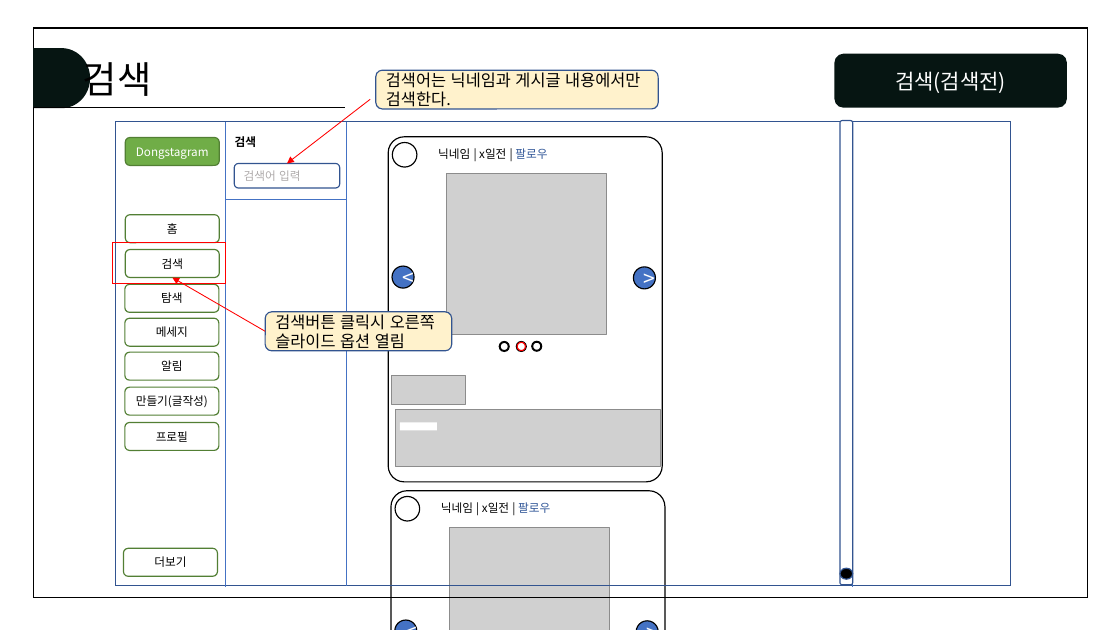
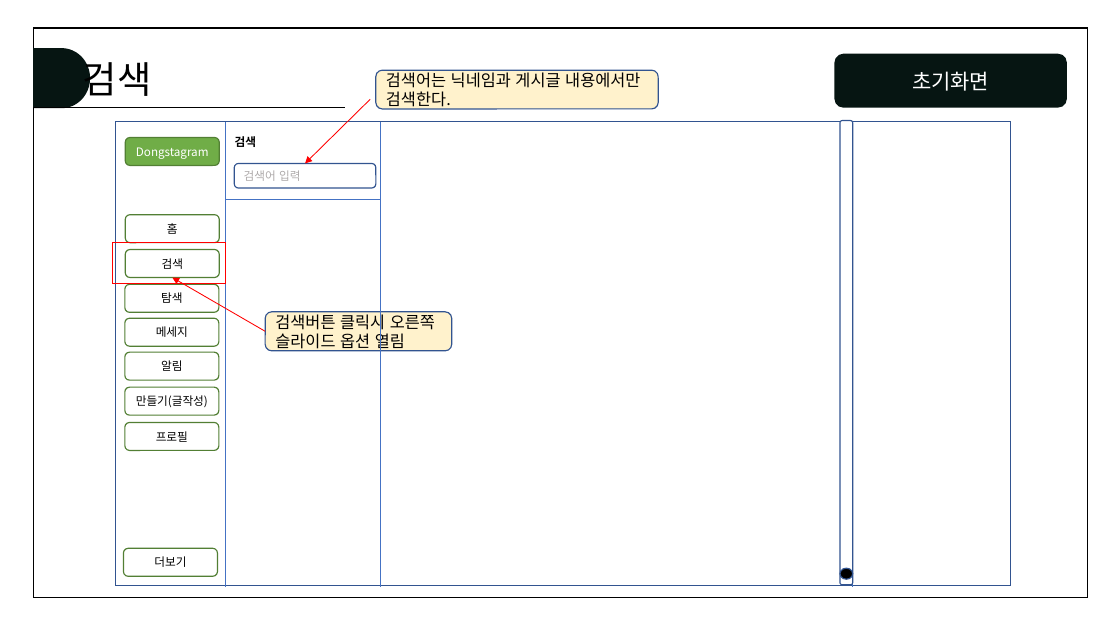
Before and after one commit to juhyeonjong2/DongStagram, a slide deck: slide 10 of Documents/5. 설계/2. 스토리보드/화면설계서.pptx (slide 9 before the commit). Drawn at 1120x630 pixels with LibreOffice and Linux fonts; fonts in the diff are those of the drawing; grey boxes stand for pictures; background and template pictures are left out. Boxes give left, top, right and bottom in pixels: in the first picture for what was removed or moved away, otherwise in the second. Text is boxed around its words. In the diff, an @@ line names an element or a change of style, - is before the commit and + after.

```diff
--- a/Documents/5. 설계/2. 스토리보드/화면설계서.pptx
+++ b/Documents/5. 설계/2. 스토리보드/화면설계서.pptx
@@ text in rounded rectangle at (912,71,989,91): text changed @@
-검색(검색전)
+초기화면
@@ arrow moved from (371, 99) - (287, 164) to (371, 99) - (305, 164) @@
@@ line moved from (347, 122) - (347, 586) to (381, 123) - (381, 586) @@
@@ rounded rectangle "검색어 입력": place and size @@
-rounded rectangle "검색어 입력" at (234,164,340,188)
+rounded rectangle "검색어 입력" at (234,164,376,188)
@@ line moved from (226, 200) - (347, 200) to (226, 200) - (381, 200) @@
@@ group removed at (388,137,662,482): 9 ellipses, 3 pictures, 1 rounded rectangle, 1 text, 1 rectangle @@
->
-<
-닉네임 | x일전 | 팔로우
@@ group removed at (391,491,665,630): 3 ellipses, 1 rounded rectangle, 1 picture, 1 text @@
->
-<
-닉네임 | x일전 | 팔로우
```
Also in this commit, not shown: 1 other slide changed, 10 slides added, 1 other file.
